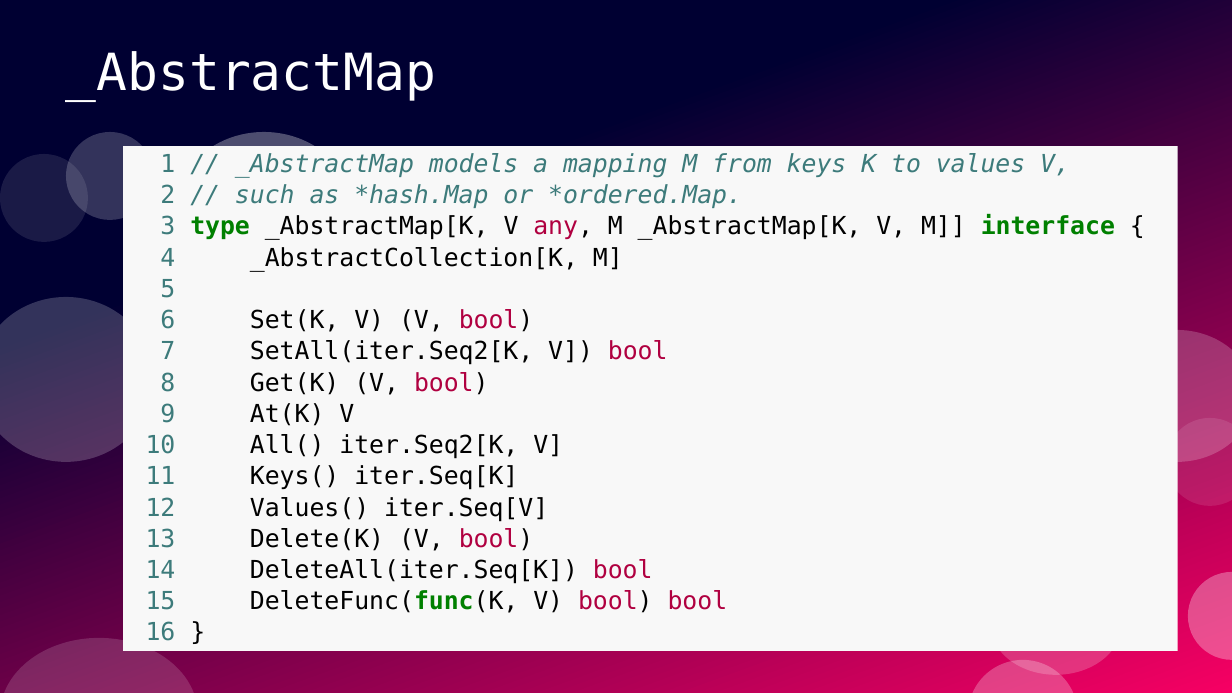
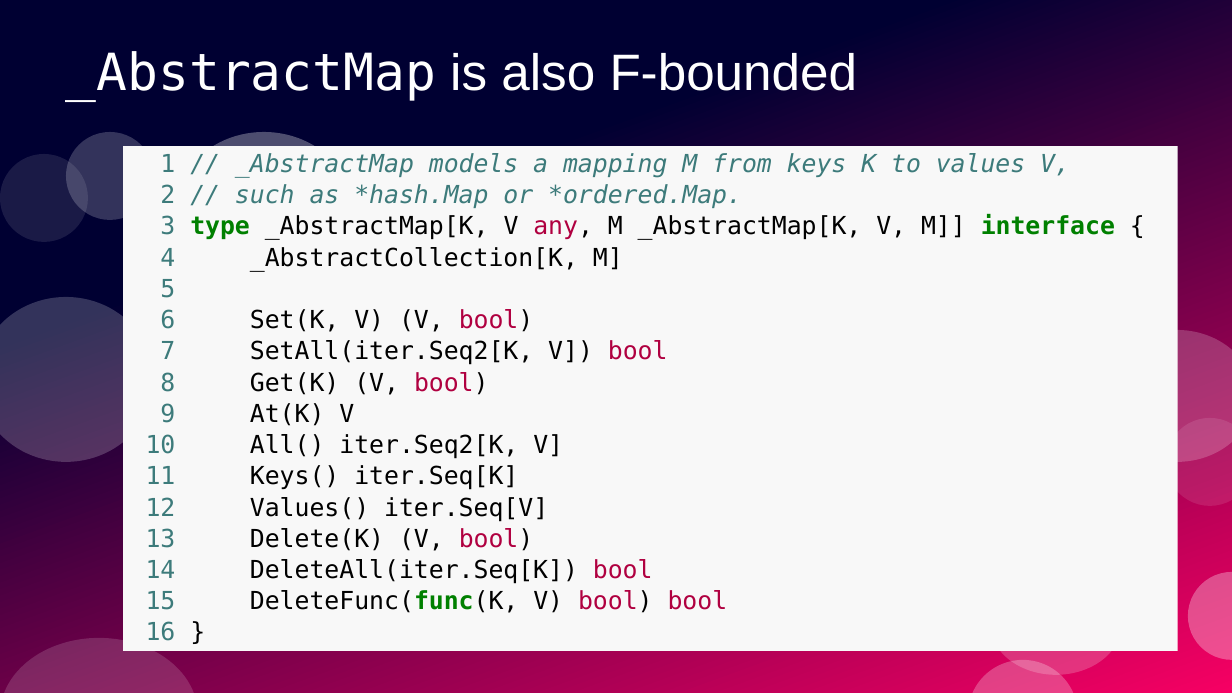
Before and after one commit to ramalho/sets-in-go, a slide deck: slide 48 of sets-in-go.odp (slide 43 before the commit). Drawn at 1232x693 pixels with LibreOffice and Linux fonts; fonts in the diff are those of the drawing. Boxes give left, top, right and bottom in pixels: in the first picture for what was removed or moved away, otherwise in the second. Text is boxed around its words. In the diff, an @@ line names an element or a change of style, - is before the commit and + after.

```diff
--- a/sets-in-go.odp
+++ b/sets-in-go.odp
@@ title at [66,51,858,101]: text changed; font DejaVu Sans Mono to Arial @@
-_AbstractMap
+_AbstractMap is also F-bounded
```
Also in this commit, not shown: 3 other slides changed, 7 slides added, 1 other file.
